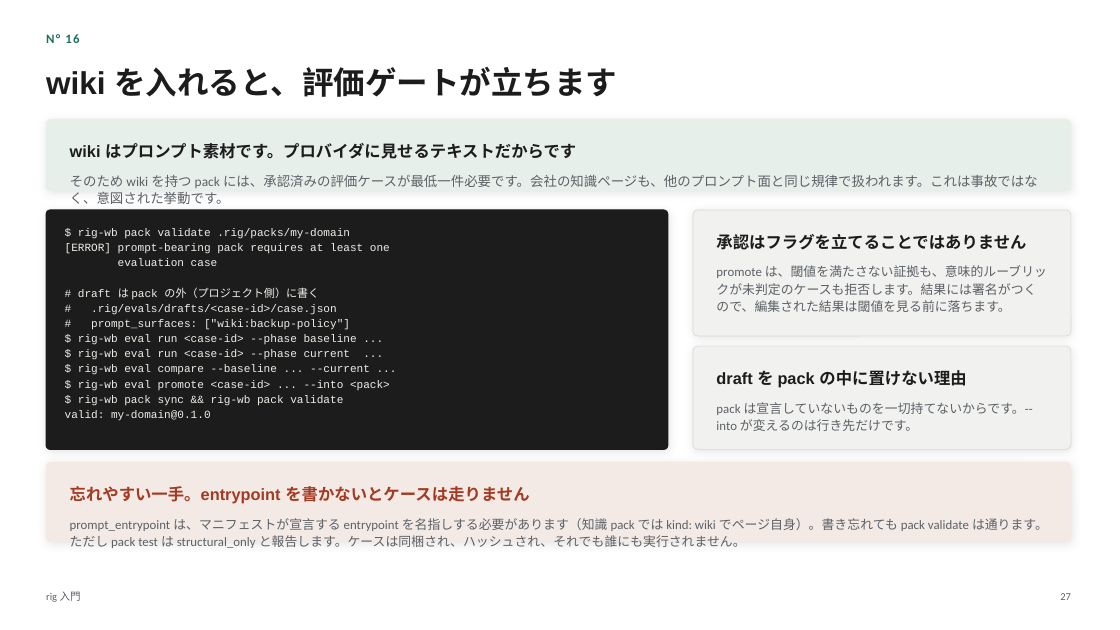
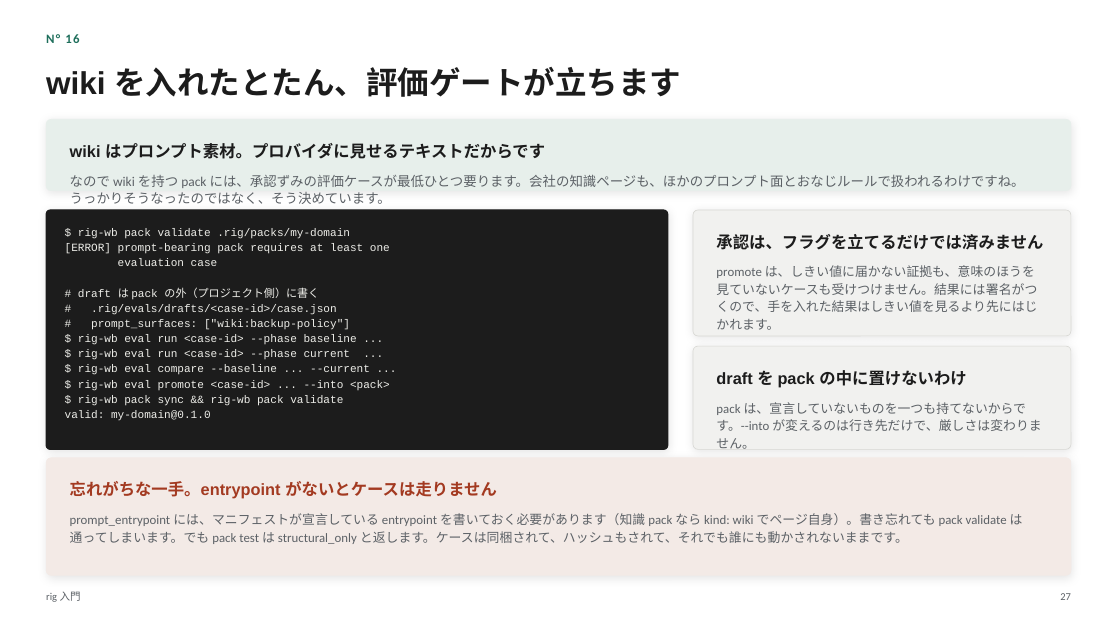
Before and after one commit to itoh-shun/rig, a slide deck: slide 27 of docs/onboarding/rig-intro.ja.pptx. Drawn at 1120x630 pixels with LibreOffice and Linux fonts; fonts in the diff are those of the drawing. Boxes give left, top, right and bottom in pixels: in the first picture for what was removed or moved away, otherwise in the second. Text is boxed around its words. In the diff, an @@ line names an element or a change of style, - is before the commit and + after.

```diff
--- a/docs/onboarding/rig-intro.ja.pptx
+++ b/docs/onboarding/rig-intro.ja.pptx
@@ text at box(46, 67, 681, 97): text changed @@
-wiki を入れると、評価ゲートが立ちます
+wiki を入れたとたん、評価ゲートが立ちます
@@ text at box(70, 143, 545, 159): text changed @@
-wiki はプロンプト素材です。プロバイダに見せるテキストだからです
+wiki はプロンプト素材。プロバイダに見せるテキストだからです
@@ text at box(70, 175, 1025, 204): text changed @@
-そのため wiki を持つ pack には、承認済みの評価ケースが最低一件必要です。会社の知識ページも、他のプロンプト面と同じ規律で扱われます。これは事故ではなく、意図された挙動です。
+なので wiki を持つ pack には、承認ずみの評価ケースが最低ひとつ要ります。会社の知識ページも、ほかのプロンプト面とおなじルールで扱われるわけですね。うっかりそうなったのではなく、そう決めています。
@@ text at box(716, 234, 1043, 250): text changed @@
-承認はフラグを立てることではありません
+承認は、フラグを立てるだけでは済みません
@@ text at box(716, 265, 1037, 330): text changed @@
-promote は、閾値を満たさない証拠も、意味的ルーブリックが未判定のケースも拒否します。結果には署名がつくので、編集された結果は閾値を見る前に落ちます。
+promote は、しきい値に届かない証拠も、意味のほうを見ていないケースも受けつけません。結果には署名がつくので、手を入れた結果はしきい値を見るより先にはじかれます。
@@ text at box(716, 370, 966, 387): text changed @@
-draft を pack の中に置けない理由
+draft を pack の中に置けないわけ
@@ text at box(716, 402, 1041, 431): text changed @@
-pack は宣言していないものを一切持てないからです。--into が変えるのは行き先だけです。
+pack は、宣言していないものを一つも持てないからです。--into が変えるのは行き先だけで、厳しさは変わりません。
@@ rounded rectangle: place and size @@
-rounded rectangle at box(46, 462, 1071, 542)
+rounded rectangle at box(46, 458, 1071, 576)
@@ rounded rectangle at box(46, 458, 1071, 576): proportions changed @@
@@ text at box(70, 481, 497, 499): text changed @@
-忘れやすい一手。entrypoint を書かないとケースは走りません
+忘れがちな一手。entrypoint がないとケースは走りません
@@ text at box(70, 513, 1023, 544): text changed @@
-prompt_entrypoint は、マニフェストが宣言する entrypoint を名指しする必要があります（知識 pack では kind: wiki でページ自身）。書き忘れても pack validate は通ります。ただし pack test は structural_only と報告します。ケースは同梱され、ハッシュされ、それでも誰にも実行されません。
+prompt_entrypoint には、マニフェストが宣言している entrypoint を書いておく必要があります（知識 pack なら kind: wiki でページ自身）。書き忘れても pack validate は通ってしまいます。でも pack test は structural_only と返します。ケースは同梱されて、ハッシュもされて、それでも誰にも動かされないままです。
```
Also in this commit, not shown: 30 other slides changed, 4 other files.
